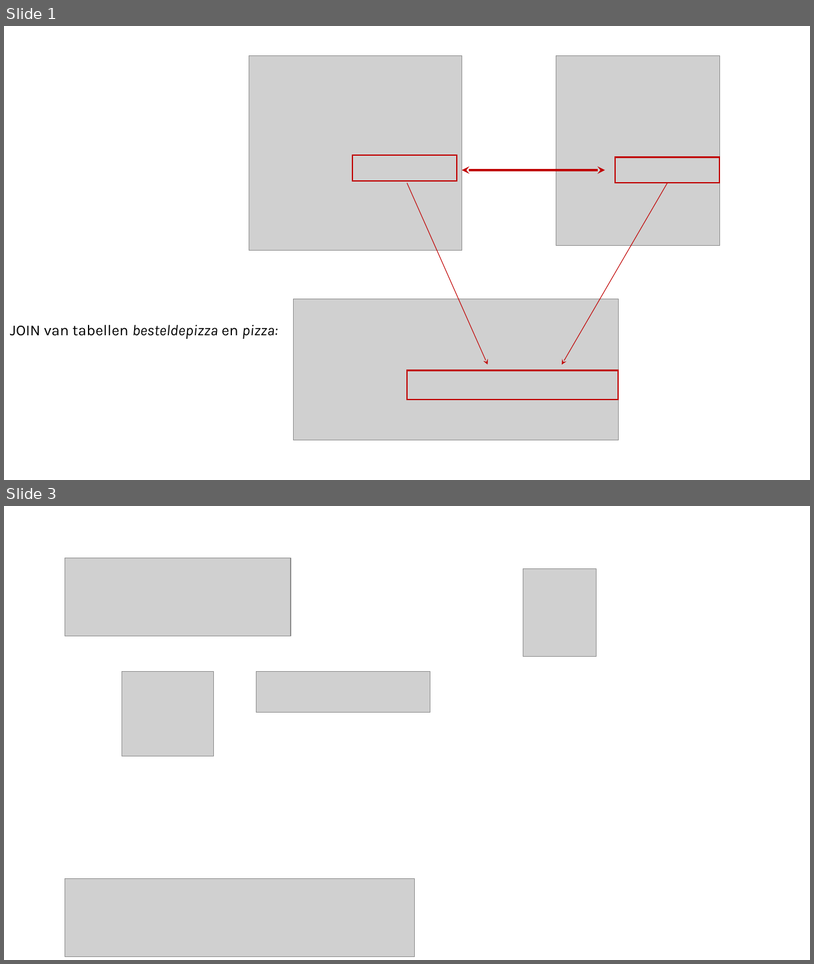
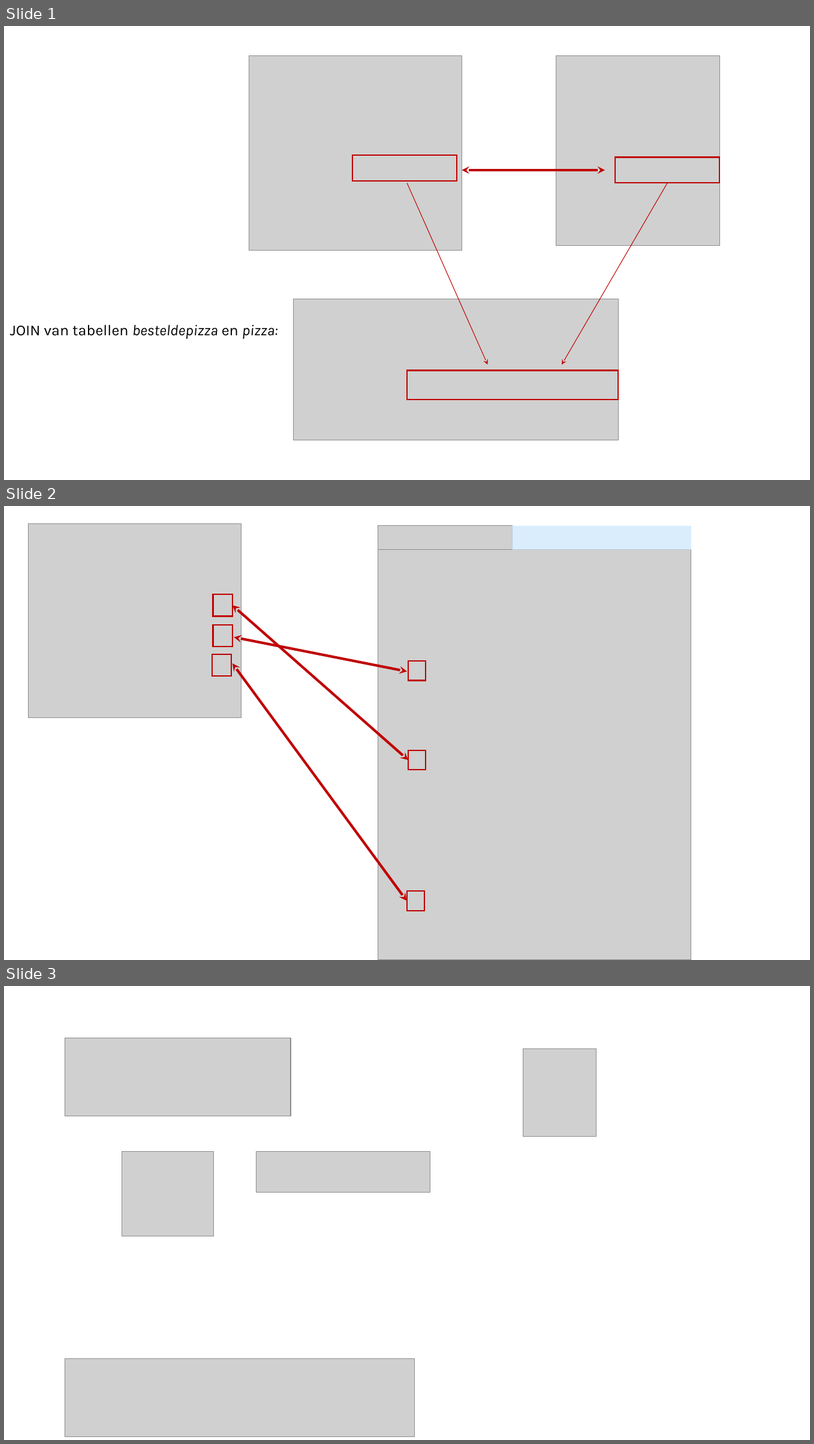
Before and after one commit to rweeda/PythonIA, a slide deck: sql/img/SQLcompact_afbeeldingen.pptx. Shown one above the other, each under a label of ours: slides 1 and 3 before the commit, slides 1, 2 and 3 after it; the slides between them are not shown. The pictures are 814x964 and 814x1444 pixels, drawn with LibreOffice and Linux fonts; fonts in the diff are those of the drawing; grey boxes stand for pictures. Boxes give left, top, right and bottom in pixels: in the first picture for what was removed or moved away, otherwise in the second. Text is boxed around its words. In the diff, an @@ line names an element or a change of style, - is before the commit and + after.

```diff
--- a/sql/img/SQLcompact_afbeeldingen.pptx
+++ b/sql/img/SQLcompact_afbeeldingen.pptx
@@ slide 2 added at (4,506,810,960), background #FFFFFF @@
@@ picture added at (28,523,241,718) @@
@@ picture added at (378,526,513,550) @@
@@ rectangle added at (513,526,692,550), fill #D9EDFD @@
@@ picture added at (378,550,692,960) @@
@@ rectangle added at (213,594,233,616), outline #C00000 1.5 pt @@
@@ double arrow added from (233, 605) to (409, 760), #C00000 3 pt @@
@@ rectangle added at (213,625,233,646), outline #C00000 1.5 pt @@
@@ double arrow added from (234, 637) to (408, 671), #C00000 3 pt @@
@@ rectangle added at (212,654,231,676), outline #C00000 1.5 pt @@
@@ double arrow added from (233, 663) to (407, 900), #C00000 3 pt @@
@@ rectangle added at (409,661,426,680), outline #C00000 1.5 pt @@
@@ rectangle added at (409,750,426,769), outline #C00000 1.5 pt @@
@@ rectangle added at (408,891,425,910), outline #C00000 1.5 pt @@
```
Also in this commit, not shown: 1 slide removed, 2 other files.
